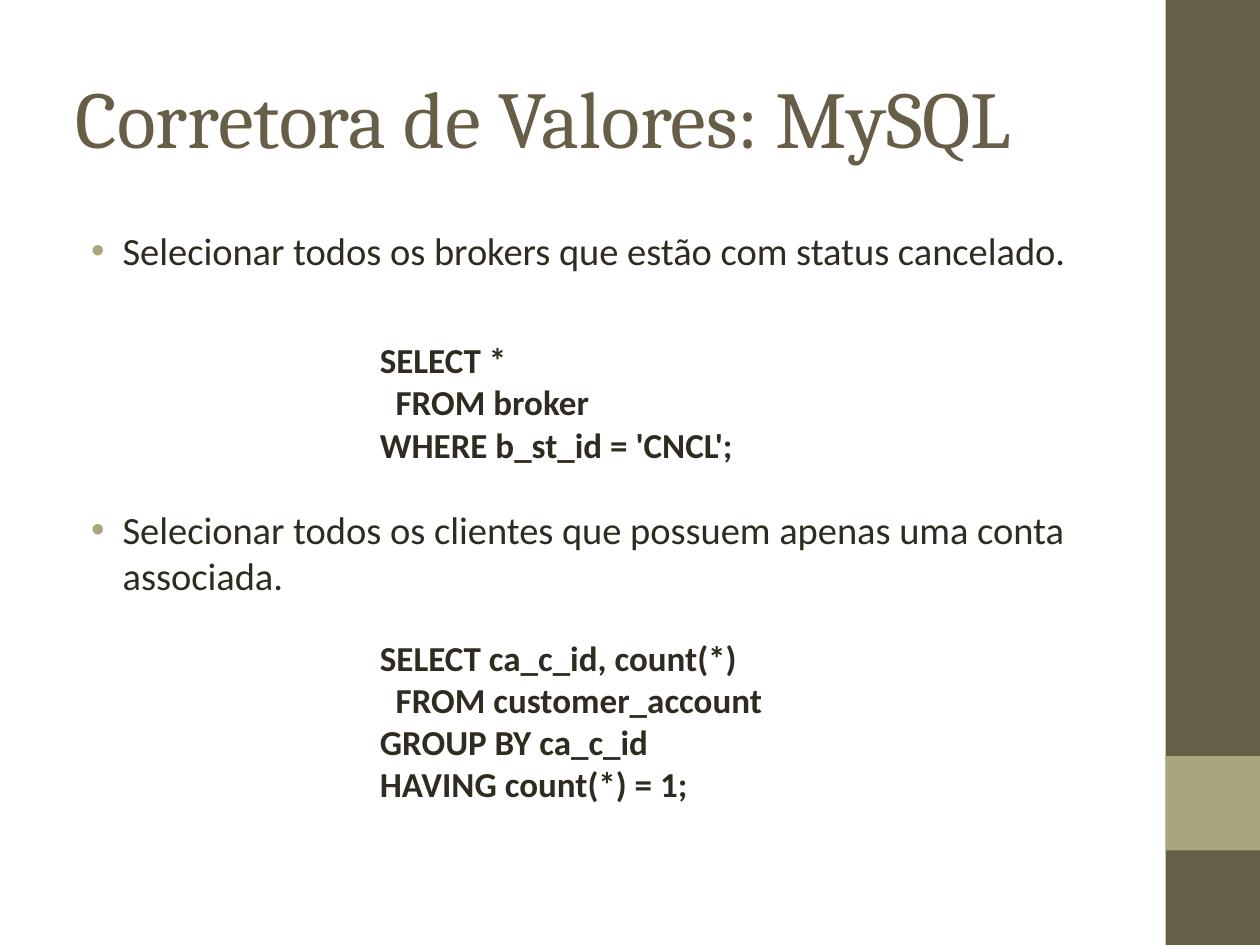
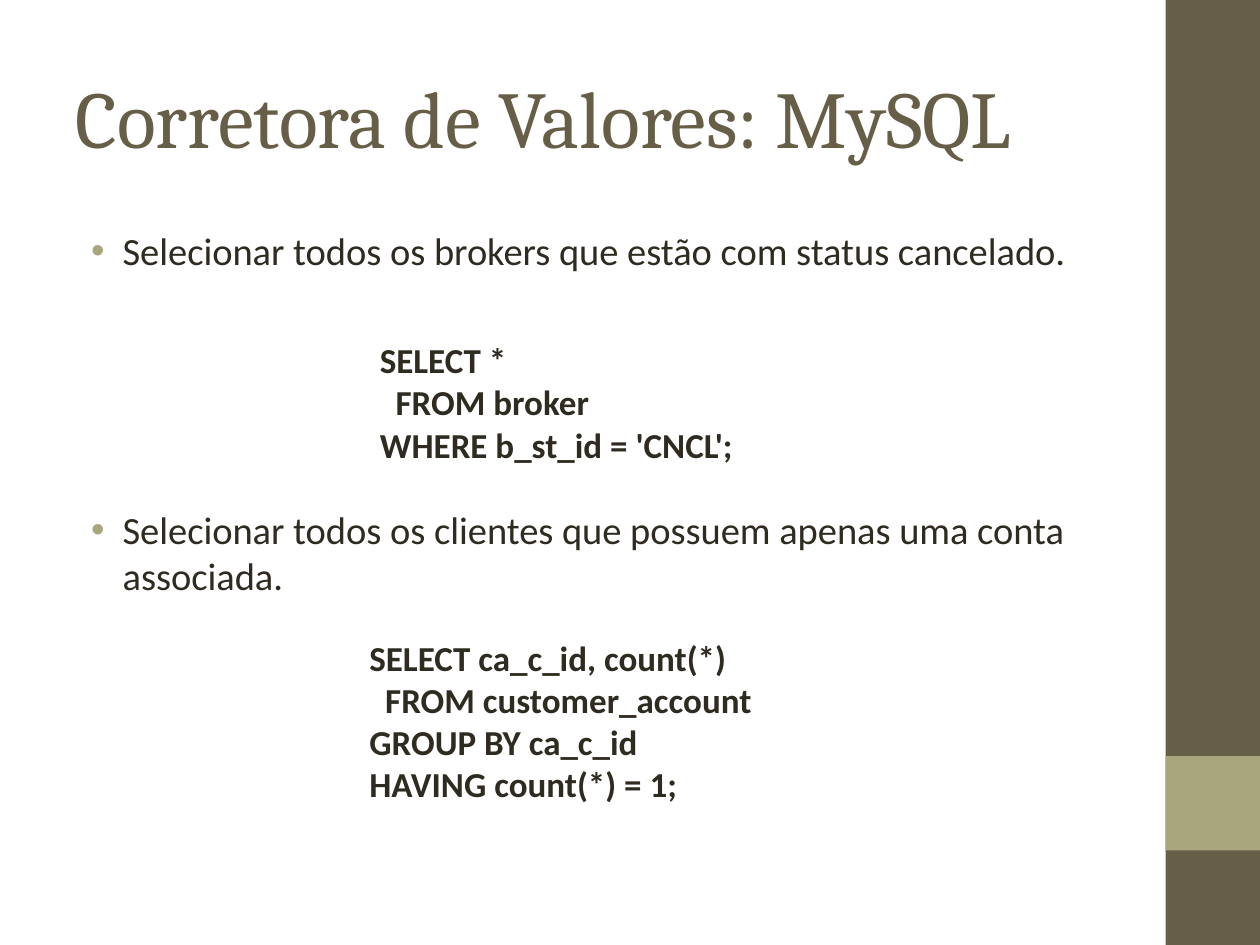
Before and after one commit to biacpaixao/Projeto_Final, a slide deck: slide 32 of apresentacao_projeto_final.ppt. Drawn at 1260x945 pixels with LibreOffice and Linux fonts; fonts in the diff are those of the drawing; background and template pictures are left out. Boxes give left, top, right and bottom in pixels: in the first picture for what was removed or moved away, otherwise in the second. Text is boxed around its words. In the diff, an @@ line names an element or a change of style, - is before the commit and + after.

```diff
--- a/apresentacao_projeto_final.ppt
+++ b/apresentacao_projeto_final.ppt
@@ text "SELECT ca_c_id, count(*)": place and size @@
-text "SELECT ca_c_id, count(*)" at [380, 645, 762, 802]
+text "SELECT ca_c_id, count(*)" at [369, 645, 752, 802]
```
Also in this commit, not shown: 1 other slide changed, 1 slide removed.
